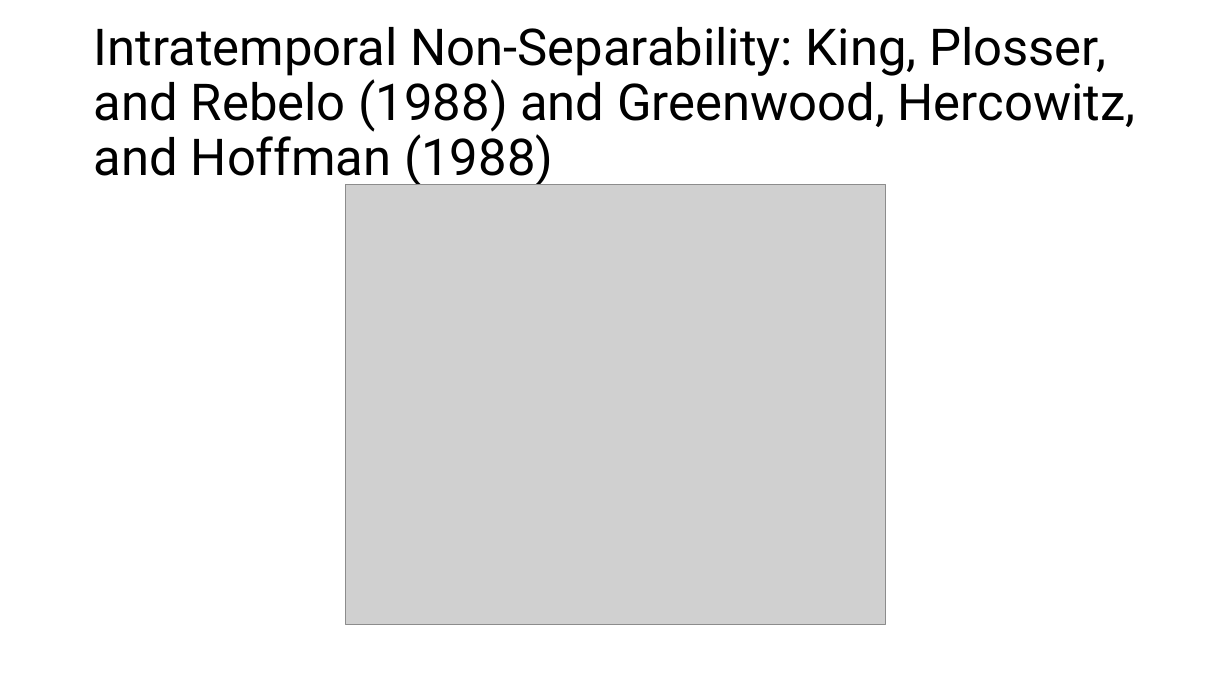
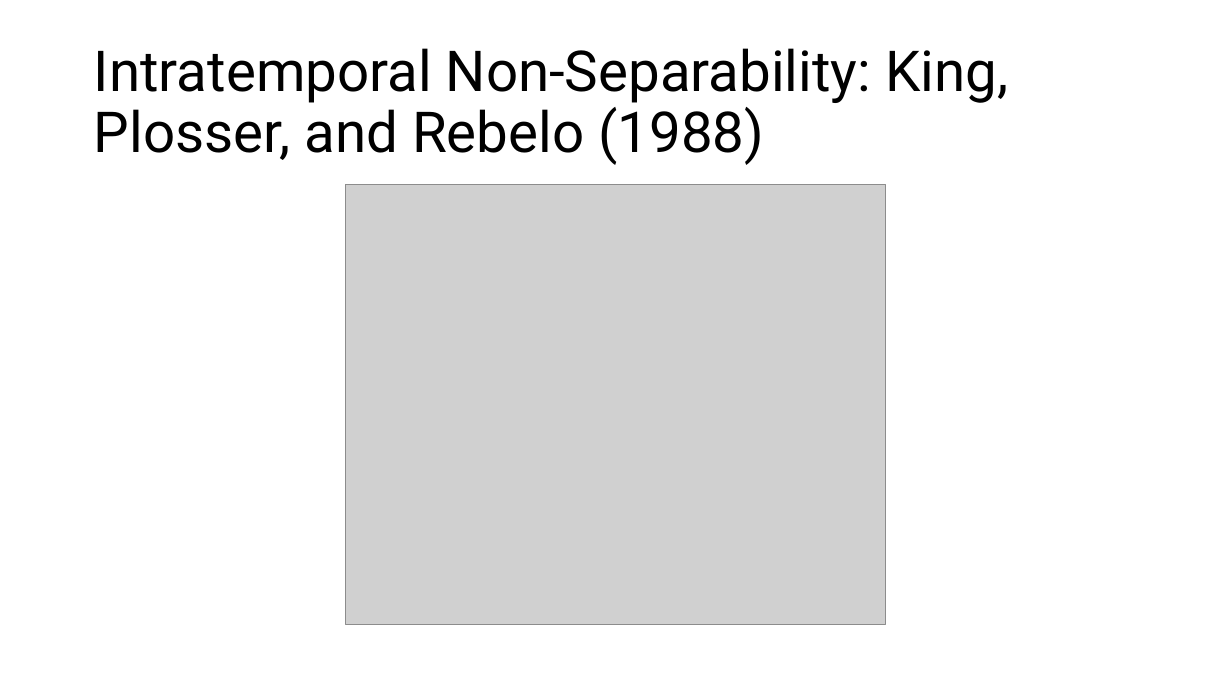
Before and after one commit to crondonm/MacroII, a slide deck: slide 3 of Slides/Extensiones-RBC.pptx. Drawn at 1232x693 pixels with LibreOffice and Linux fonts; fonts in the diff are those of the drawing; grey boxes stand for pictures. Boxes give left, top, right and bottom in pixels: in the first picture for what was removed or moved away, otherwise in the second. Text is boxed around its words. In the diff, an @@ line names an element or a change of style, - is before the commit and + after.

Commit message:
Added Slides

```diff
--- a/Slides/Extensiones-RBC.pptx
+++ b/Slides/Extensiones-RBC.pptx
@@ title at box(94, 48, 1008, 165): text changed; size 39.6 to 44 pt @@
-Intratemporal Non-Separability: King, Plosser, and Rebelo (1988) and Greenwood, Hercowitz, and Hoffman (1988)
+Intratemporal Non-Separability: King, Plosser, and Rebelo (1988)
```
Also in this commit, not shown: 2 slides added.
